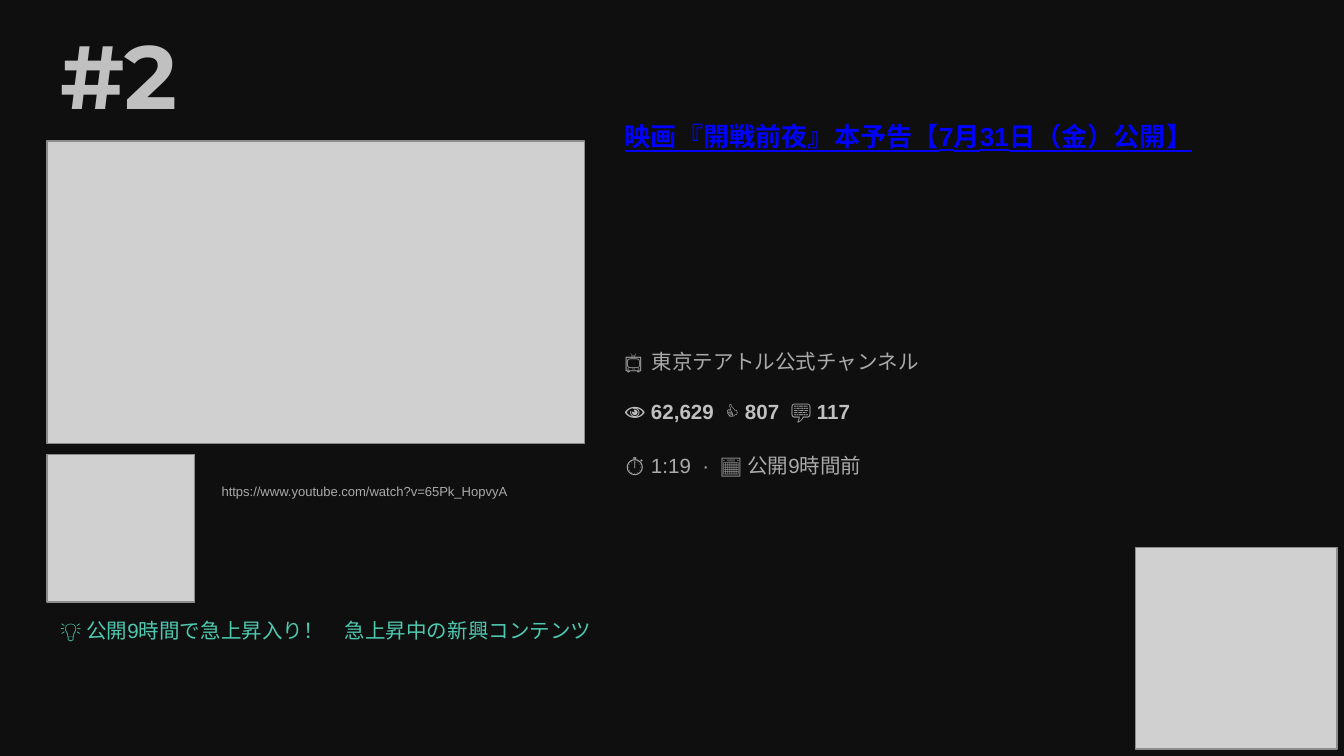
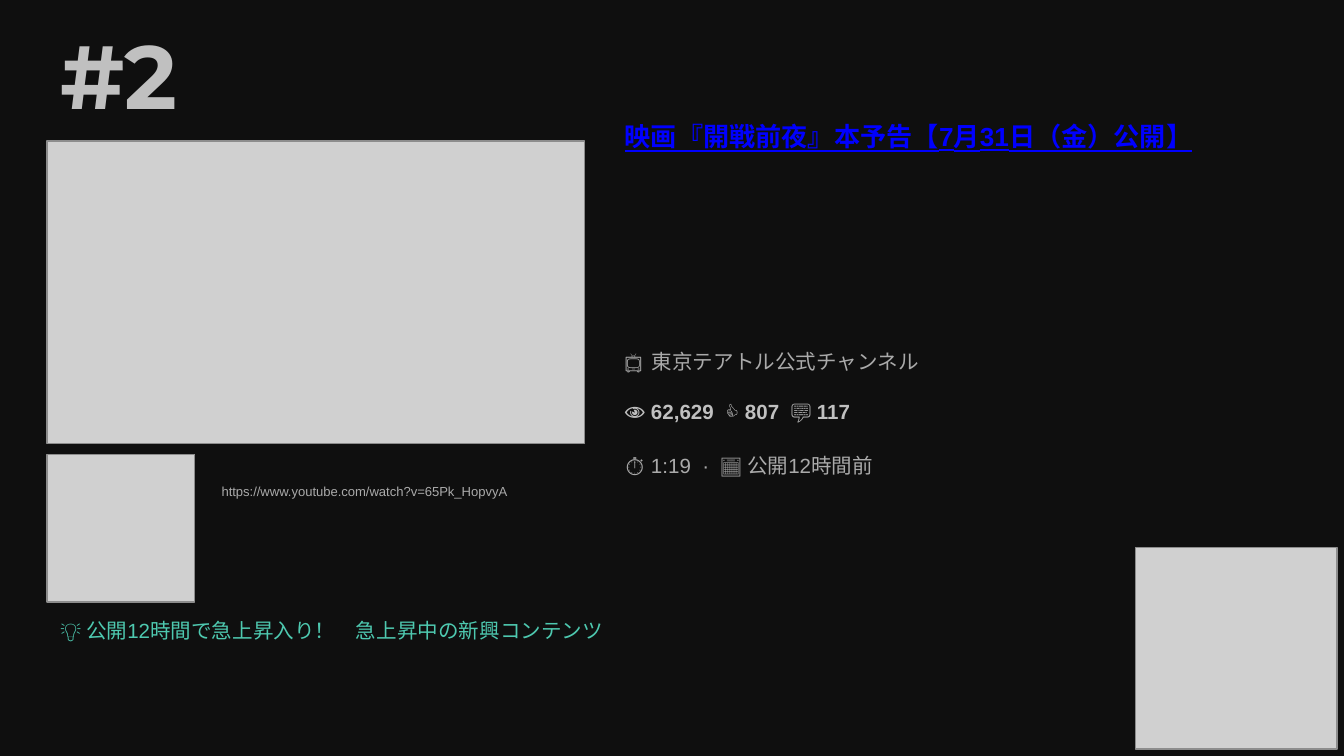
Before and after one commit to asaneasaburo0910-hub/youtube-crawler, a slide deck: slide 10 of youtube_ranking_20260601.pptx. Drawn at 1344x756 pixels with LibreOffice and Linux fonts; fonts in the diff are those of the drawing; grey boxes stand for pictures. Boxes give left, top, right and bottom in pixels: in the first picture for what was removed or moved away, otherwise in the second. Text is boxed around its words. In the diff, an @@ line names an element or a change of style, - is before the commit and + after.

```diff
--- a/youtube_ranking_20260601.pptx
+++ b/youtube_ranking_20260601.pptx
@@ text at [651,456,873,475]: text changed @@
-⏱ 1:19 · 📅 公開9時間前
+⏱ 1:19 · 📅 公開12時間前
@@ text at [86,620,603,640]: text changed @@
-💡 公開9時間で急上昇入り！ 急上昇中の新興コンテンツ
+💡 公開12時間で急上昇入り！ 急上昇中の新興コンテンツ
```
Also in this commit, not shown: 9 other slides changed, 3 other files.
